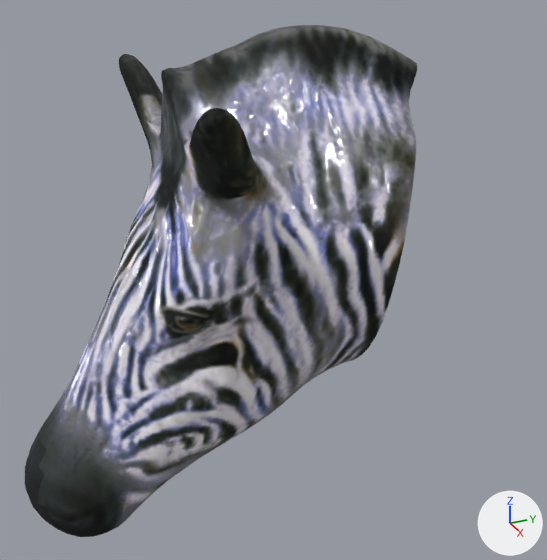
One commit to the OBJ model ZOO/Práctica 0/Práctica 0/Models/Zebra/HeadZebra.obj: the scene before it, then after it.
One viewpoint serves both versions: a 50 mm lens placed at (0.99, -1.214, 1.704), pointed at (-0.002, -0.767, 1.207). The axes (+X, +Y, +Z) are drawn at lower right. The lights are the same throughout. Where no turn or scale is listed for an object, it has been applied to the vertices.

Objects in the first picture: 'Zebra_Quad.001'.
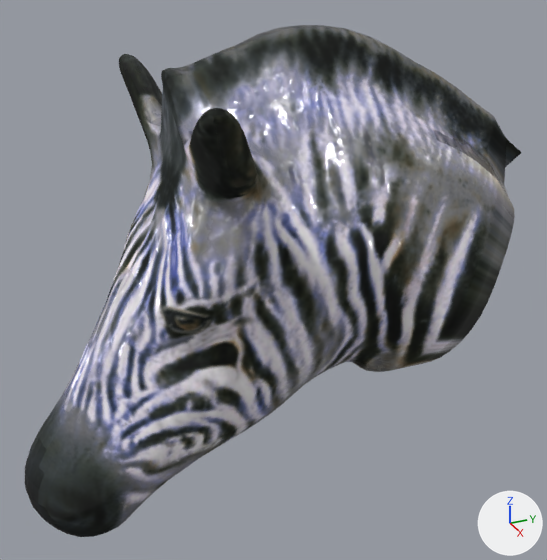
The newer file is also turned or shifted as a whole; pictures and numbers use the older file's frame.

The change, as JSON lines over the scene's bpy script:
```json
{"block": "me_zebra_quad_001", "where": "# used by ob_zebra_quad_001; location = (0.0, 0.0, 0.0)"}
{"op": "remove", "block": "me_zebra_quad_001", "code": "me_zebra_quad_001.from_pydata(...)  # 2053 vertices, 4102 faces; spans x -0.215..0.232, y -1.181..-0.535, z 0.827..1.588"}
{"op": "add", "block": "me_zebra_quad_001", "code": "me_zebra_quad_001.from_pydata(...)  # 2328 vertices, 4652 faces; spans x -0.215..0.232, y -1.181..-0.306, z 0.827..1.588"}
{"block": "me_zebra_quad_001", "change": "me_zebra_quad_001 part 1: 275 vertices added at x -0.138..0.14, y -0.639..-0.306, z 0.996..1.508"}
```

Pixel boxes (x1, y1, x2, y2) of what changed, in the pictures (547 x 560 px):
```json
{"object": "Zebra_Quad.001", "change": "reshaped", "before": [25, 25, 417, 537], "after": [25, 25, 522, 537], "on screen": "27% wider"}
{"part": 1, "of": "me_zebra_quad_001", "change": "added", "after": [349, 63, 522, 372]}
```
